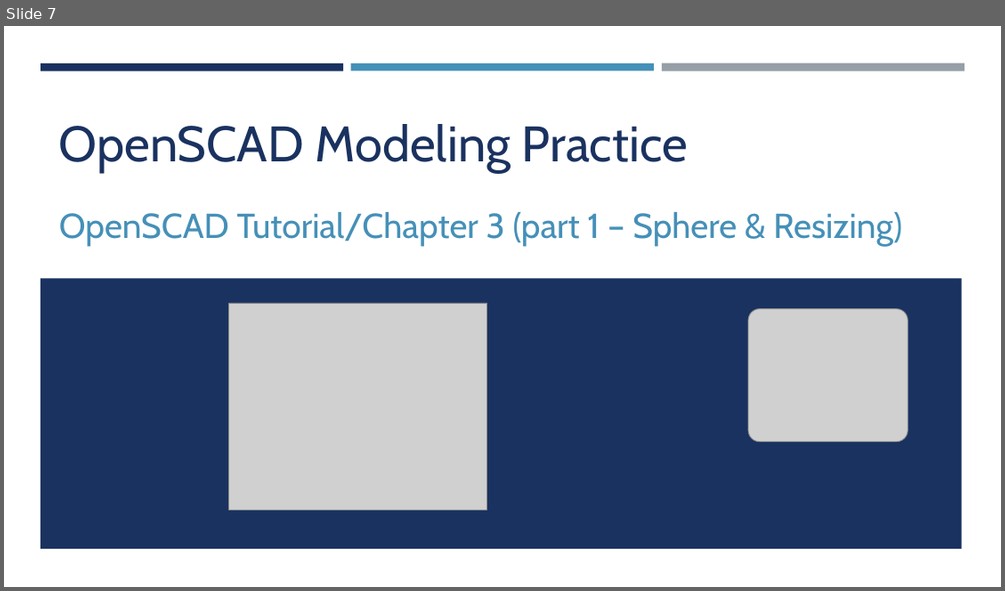
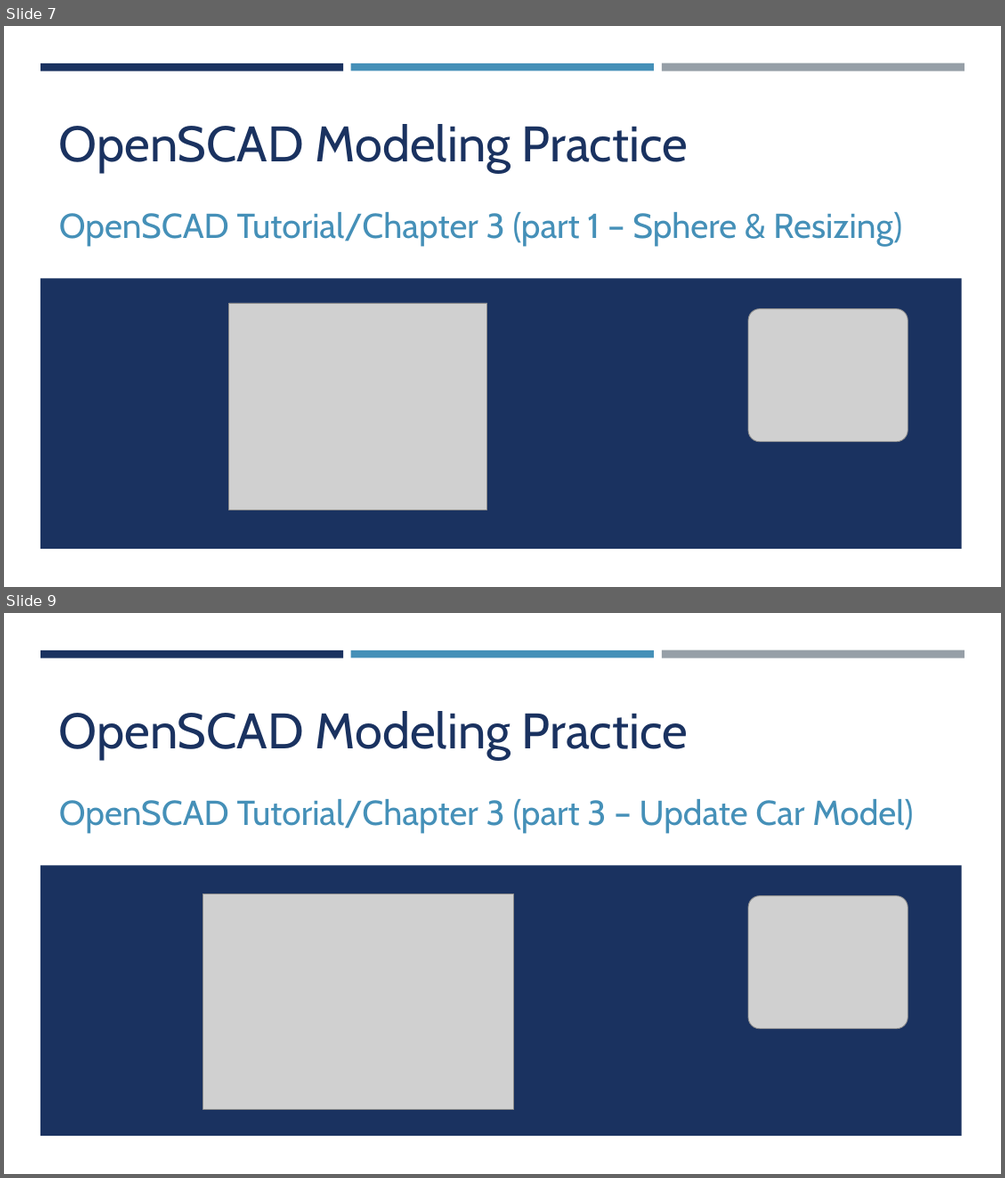
Before and after one commit to yasenstar/openscad, a slide deck: OpenSCAD.pptx. Shown one above the other, each under a label of ours: slide 7 before the commit, slides 7 and 9 after it; the slides between them are not shown. The pictures are 1005x591 and 1005x1178 pixels, drawn with LibreOffice and Linux fonts; fonts in the diff are those of the drawing; grey boxes stand for pictures. Boxes give left, top, right and bottom in pixels: in the first picture for what was removed or moved away, otherwise in the second. Text is boxed around its words. In the diff, an @@ line names an element or a change of style, - is before the commit and + after.

Commit message:
tutorial chapter 3 part 2

```diff
--- a/OpenSCAD.pptx
+++ b/OpenSCAD.pptx
@@ slide 9 added at (4, 613, 1001, 1174), background #FFFFFF; not listed: 4 template elements that a slide beside it also shows @@
@@ title added at (59, 711, 688, 760), 48 pt, text #1A3260 @@
+OpenSCAD Modeling Practice
@@ subtitle added at (59, 799, 913, 833), 33.3 pt, text #4590B8 @@
+OpenSCAD Tutorial/Chapter 3 (part 3 – Update Car Model)
@@ picture added at (202, 893, 513, 1110) @@
@@ picture added at (748, 896, 907, 1029) @@
```
Also in this commit, not shown: 1 slide changed, 3 other files.
